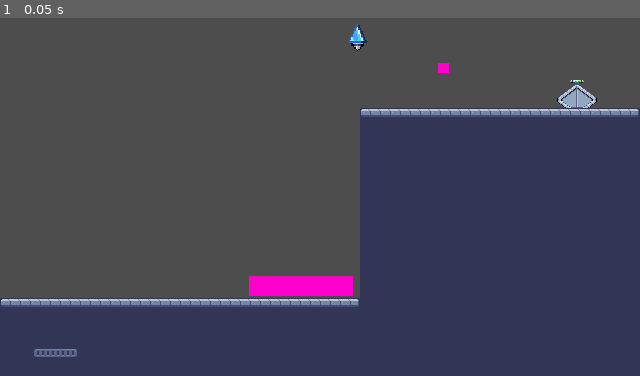
Above: before the commit, frame 1.
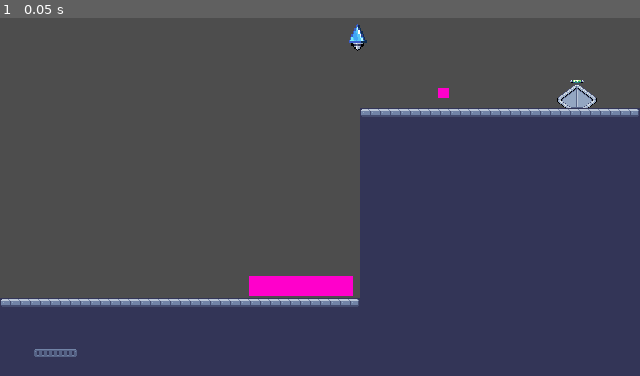
Above: after the commit, the same moment.

Repository: gdp-ufrj/Nut-Bolt
Game: Godot game, scene res://Cenas/Niveis/tutorial_2.tscn
The game is run twice, just before and just after one commit, with the same random seed, the same clock (stepped at 60 frames per second) and the same inputs. This scene is started directly instead of the project's main scene.
Inputs:
- Up to frame 1 (0.05 s): no input

The runs differ from the first frame. In frame 1, 0.1% of the frame differs, in the area x 68-71%, y 12-23%.

Commit message:
Ajustes em rascunho

Diff:
--- a/plataform-2d-godot/Cenas/Niveis/tutorial_2.tscn
+++ b/plataform-2d-godot/Cenas/Niveis/tutorial_2.tscn
@@ -153,6 +153,7 @@
 position = Vector2(357, 21)
 
 [node name="Botao" parent="." instance=ExtResource("4_8ipts")]
+position = Vector2(0, 25)
 
 [node name="Chão" type="Node2D" parent="."]
 
--- a/plataform-2d-godot/Cenas/Niveis/tutorial_3.tscn
+++ b/plataform-2d-godot/Cenas/Niveis/tutorial_3.tscn
@@ -56,12 +56,6 @@
 [sub_resource type="RectangleShape2D" id="RectangleShape2D_h5va6"]
 size = Vector2(70, 30)
 
-[sub_resource type="RectangleShape2D" id="RectangleShape2D_tsd38"]
-size = Vector2(230, 60)
-
-[sub_resource type="RectangleShape2D" id="RectangleShape2D_tu5f7"]
-size = Vector2(110, 100)
-
 [sub_resource type="RectangleShape2D" id="RectangleShape2D_1tugt"]
 size = Vector2(40, 100)
 
@@ -74,6 +68,21 @@
 
 [sub_resource type="RectangleShape2D" id="RectangleShape2D_v5wfe"]
 size = Vector2(40, 10)
+
+[sub_resource type="Animation" id="Animation_tu5f7"]
+length = 0.001
+tracks/0/type = "value"
+tracks/0/imported = false
+tracks/0/enabled = true
+tracks/0/path = NodePath(".:position")
+tracks/0/interp = 1
+tracks/0/loop_wrap = true
+tracks/0/keys = {
+"times": PackedFloat32Array(0),
+"transitions": PackedFloat32Array(1),
+"update": 0,
+"values": [Vector2(0, 0)]
+}
 
 [sub_resource type="Animation" id="Animation_tsd38"]
 resource_name = "move"
@@ -91,21 +100,6 @@
 "values": [Vector2(0, 0), Vector2(0, 20), Vector2(0, 30), Vector2(0, 20), Vector2(0, 0), Vector2(0, 30)]
 }
 
-[sub_resource type="Animation" id="Animation_tu5f7"]
-length = 0.001
-tracks/0/type = "value"
-tracks/0/imported = false
-tracks/0/enabled = true
-tracks/0/path = NodePath(".:position")
-tracks/0/interp = 1
-tracks/0/loop_wrap = true
-tracks/0/keys = {
-"times": PackedFloat32Array(0),
-"transitions": PackedFloat32Array(1),
-"update": 0,
-"values": [Vector2(0, 0)]
-}
-
 [sub_resource type="AnimationLibrary" id="AnimationLibrary_qhx57"]
 _data = {
 &"RESET": SubResource("Animation_tu5f7"),
--- a/plataform-2d-godot/Scripts/Niveis/tutorial_3.gd
+++ b/plataform-2d-godot/Scripts/Niveis/tutorial_3.gd
@@ -6,7 +6,7 @@
 @onready var plat_4 = $Plataformas/plat_4
 
 func _process(delta: float) -> void:
-	plat_1.mo
+	pass
 
 
 
Not shown: 1 places in plataform-2d-godot/Cenas/Niveis/tutorial_3.tscn that only renumber resources
